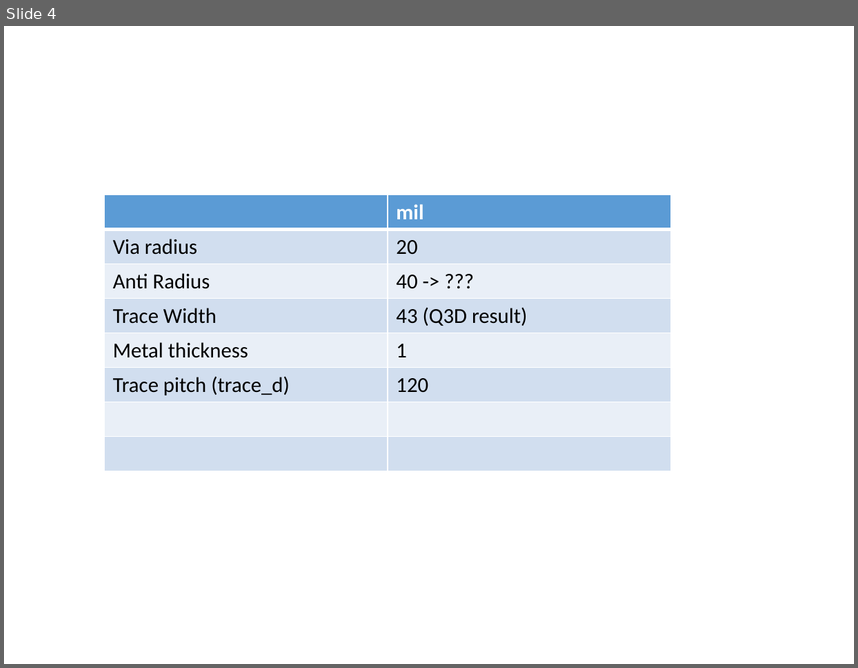
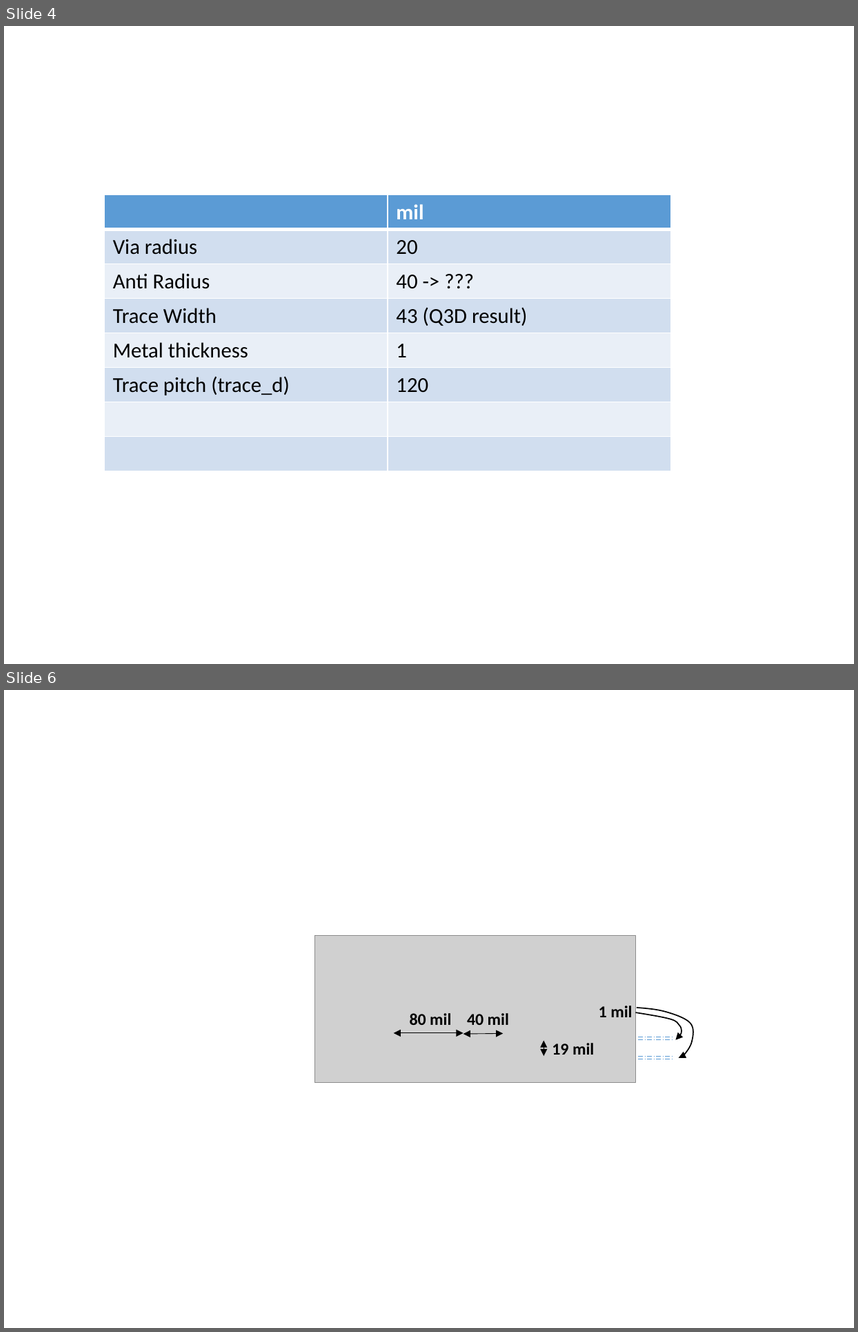
Before and after one commit to cpcqrt/ece546_hssl, a slide deck: latex_report/Design Picture.pptx. Shown one above the other, each under a label of ours: slide 4 before the commit, slides 4 and 6 after it; the slides between them are not shown. The pictures are 858x668 and 858x1332 pixels, drawn with LibreOffice and Linux fonts; fonts in the diff are those of the drawing; grey boxes stand for pictures. Boxes give left, top, right and bottom in pixels: in the first picture for what was removed or moved away, otherwise in the second. Text is boxed around its words. In the diff, an @@ line names an element or a change of style, - is before the commit and + after.

```diff
--- a/latex_report/Design Picture.pptx
+++ b/latex_report/Design Picture.pptx
@@ slide 6 added at <box>4,690,854,1328</box>, background #FFFFFF @@
@@ group added at <box>315,936,693,1082</box>: 4 texts, 4 lines, 3 double arrows, 2 freeform shapes, 1 picture @@
+19 mil
+40 mil
+80 mil
+1 mil
```
Also in this commit, not shown: 1 other slide added, 1 other file.
